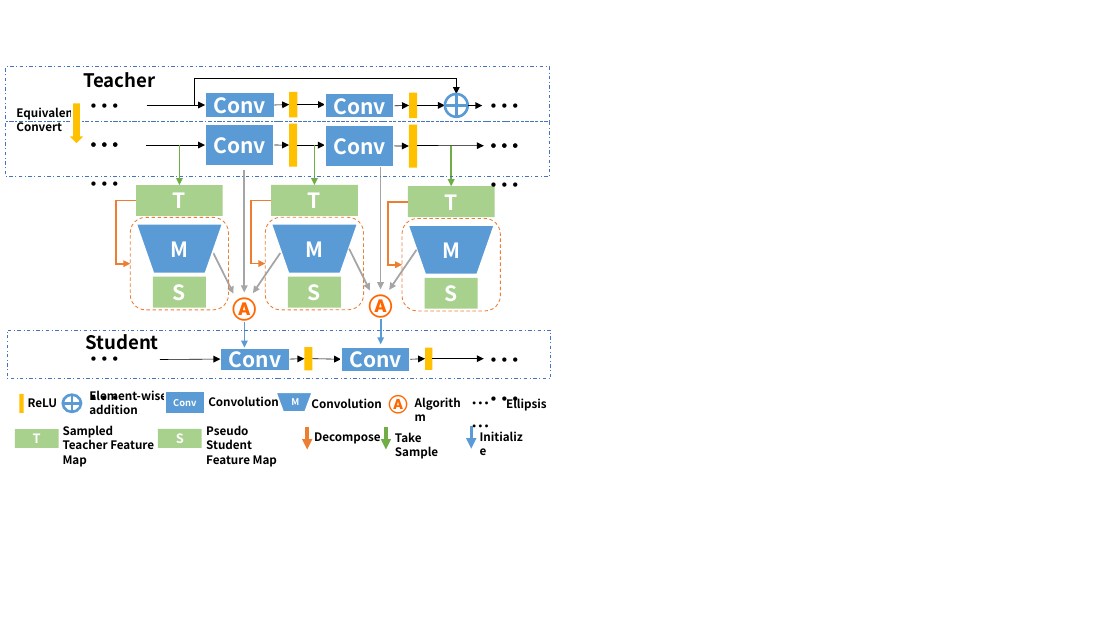
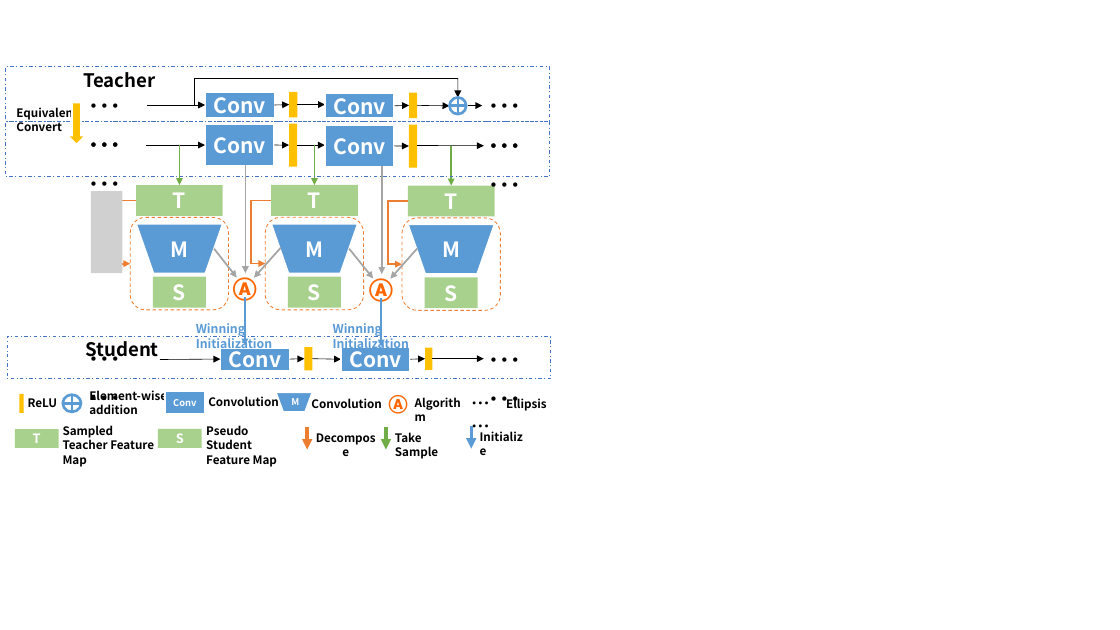
Before and after one commit to wukailu/EDSR-PyTorch, a slide deck: slide 2 of experiment/fig2/framework.pptx. Drawn at 1120x630 pixels with LibreOffice and Linux fonts; fonts in the diff are those of the drawing; grey boxes stand for pictures. Boxes give left, top, right and bottom in pixels: in the first picture for what was removed or moved away, otherwise in the second. Text is boxed around its words. In the diff, an @@ line names an element or a change of style, - is before the commit and + after.

```diff
--- a/experiment/fig2/framework.pptx
+++ b/experiment/fig2/framework.pptx
@@ arrow moved from (456, 78) - (456, 94) to (458, 78) - (458, 97) @@
@@ arrow moved from (418, 106) - (445, 106) to (418, 106) - (450, 106) @@
@@ flow chart or: place and size @@
-flow chart or at [445, 94, 468, 117]
+flow chart or at [450, 97, 466, 114]
@@ arrow moved from (245, 171) - (245, 292) to (245, 165) - (245, 273) @@
@@ arrow moved from (381, 167) - (381, 289) to (382, 166) - (382, 274) @@
@@ picture added at [91, 192, 122, 274] @@
@@ elbow arrow (408, 201) - (402, 265): route changed @@
@@ arrow moved from (213, 252) - (234, 294) to (214, 249) - (237, 277) @@
@@ text "Ⓐ": place and size @@
-text "Ⓐ" at [232, 297, 256, 323]
+text "Ⓐ" at [233, 276, 257, 302]
@@ arrow moved from (281, 253) - (253, 293) to (281, 248) - (254, 278) @@
@@ arrow moved from (350, 249) - (370, 291) to (350, 249) - (373, 279) @@
@@ text "Ⓐ": place and size @@
-text "Ⓐ" at [369, 294, 393, 320]
+text "Ⓐ" at [369, 277, 393, 303]
@@ arrow moved from (417, 250) - (389, 290) to (418, 249) - (391, 279) @@
@@ arrow moved from (245, 322) - (245, 348) to (245, 297) - (245, 345) @@
@@ arrow moved from (381, 318) - (381, 344) to (381, 298) - (381, 346) @@
@@ text added at [196, 321, 272, 352], 10.5 pt, text #5B9BD5, bold @@
+Winning Initialization
@@ text added at [333, 321, 409, 352], 10.5 pt, text #5B9BD5, bold @@
+Winning Initialization
@@ rectangle: place and size @@
-rectangle at [7, 330, 550, 379]
+rectangle at [7, 337, 550, 379]
@@ text "Student": place and size @@
-text "Student" at [86, 330, 159, 350]
+text "Student" at [86, 341, 159, 361]
@@ text "Decompose" at [306, 427, 386, 450]: alignment left to centre @@
```
Also in this commit, not shown: 2 other files.
